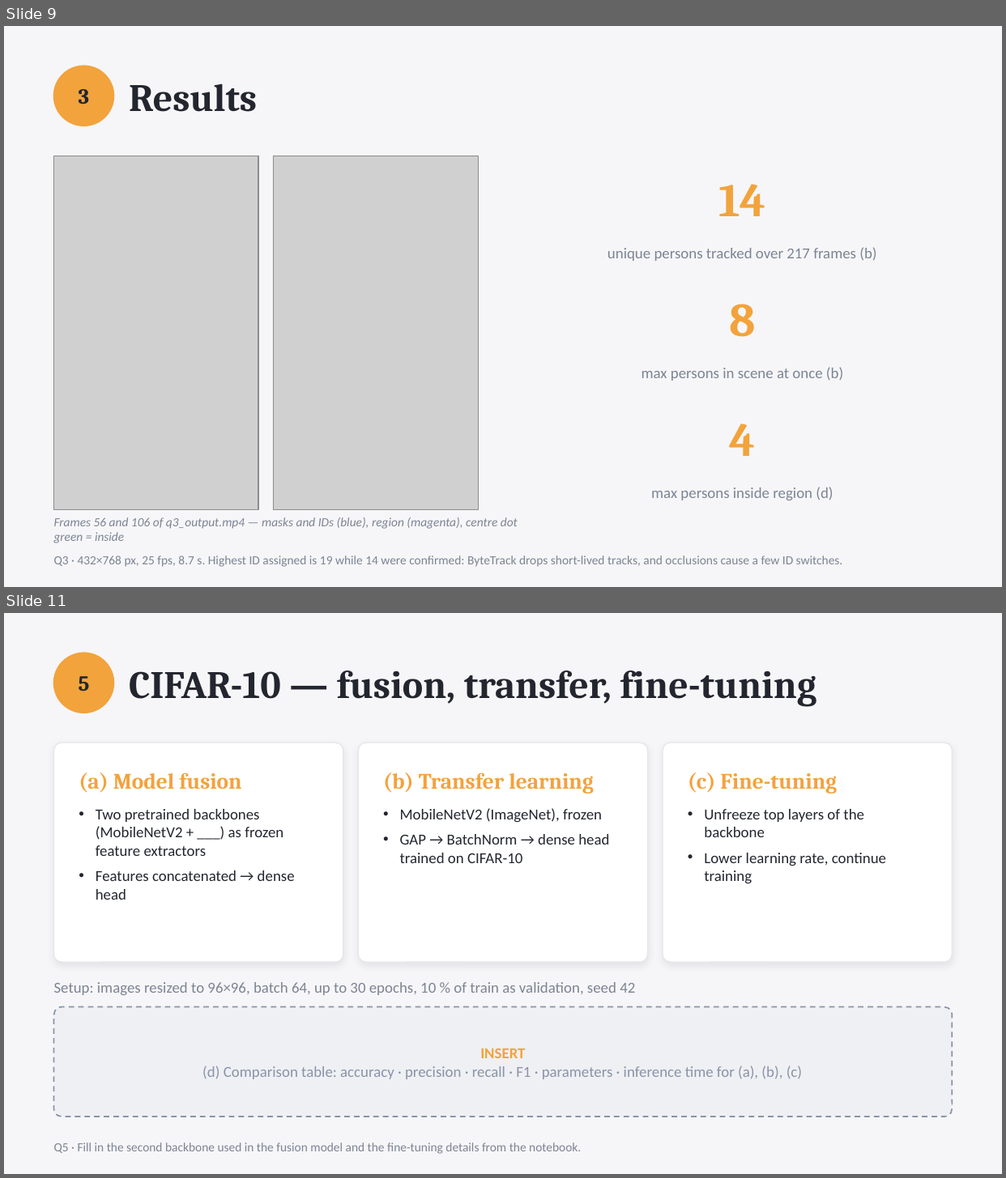
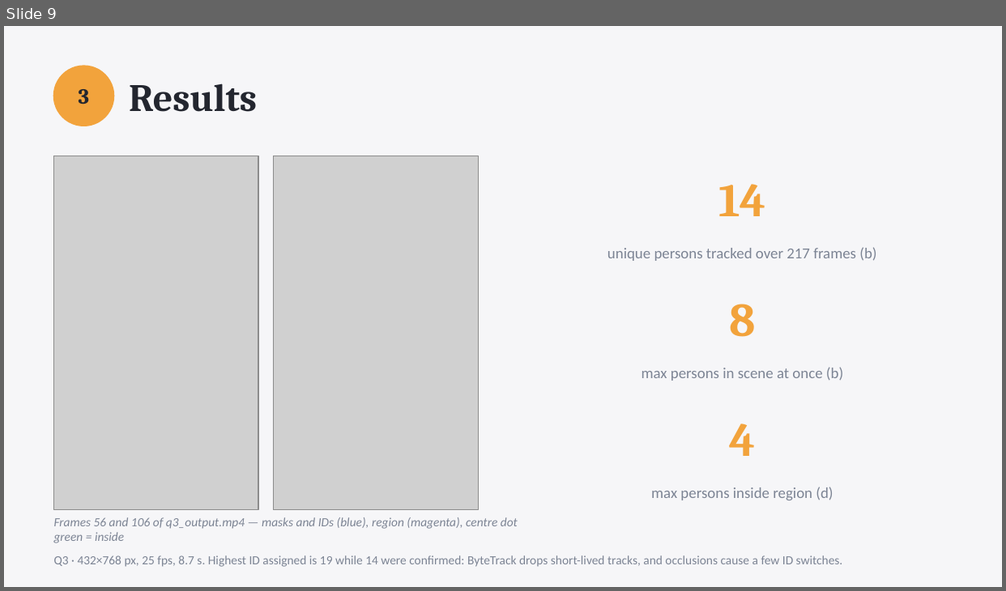
Before and after one commit to AreGundersen/MAS512, a slide deck: Assignment 1/MAS512_assignment1_gr5.pptx. Shown one above the other, each under a label of ours: slides 9 and 11 before the commit, slide 9 after it; the slides between them are not shown. The pictures are 1006x1178 and 1006x591 pixels, drawn with LibreOffice and Linux fonts; fonts in the diff are those of the drawing; grey boxes stand for pictures. Boxes give left, top, right and bottom in pixels: in the first picture for what was removed or moved away, otherwise in the second. Text is boxed around its words. In the diff, an @@ line names an element or a change of style, - is before the commit and + after.

```diff
--- a/Assignment 1/MAS512_assignment1_gr5.pptx
+++ b/Assignment 1/MAS512_assignment1_gr5.pptx
@@ slide 11 removed at (4,613,1002,1174), background #F6F6F8 @@
@@ ellipse removed at (54,653,114,713) @@
@@ text removed at (79,676,90,691) @@
-5
@@ text removed at (129,671,816,706) @@
-CIFAR-10 — fusion, transfer, fine-tuning
@@ rounded rectangle removed at (54,743,343,962) @@
@@ rounded rectangle removed at (358,743,648,962) @@
@@ rounded rectangle removed at (663,743,952,962) @@
@@ text removed at (79,773,241,793) @@
-(a) Model fusion
@@ text removed at (383,773,593,794) @@
-(b) Transfer learning
@@ text removed at (688,773,837,794) @@
-(c) Fine-tuning
@@ text removed at (96,809,295,900) @@
-• Two pretrained backbones (MobileNetV2 + ___) as frozen feature extractors
-• Features concatenated → dense head
@@ text removed at (400,808,609,863) @@
-• MobileNetV2 (ImageNet), frozen
-• GAP → BatchNorm → dense head trained on CIFAR-10
@@ text removed at (704,809,886,884) @@
-• Unfreeze top layers of the backbone
-• Lower learning rate, continue training
@@ text removed at (54,982,635,995) @@
-Setup: images resized to 96×96, batch 64, up to 30 epochs, 10 % of train as validation, seed 42
@@ rounded rectangle removed at (54,1007,952,1117) @@
@@ text removed at (202,1048,802,1080) @@
-INSERT
-(d) Comparison table: accuracy · precision · recall · F1 · parameters · inference time for (a), (b), (c)
@@ text removed at (54,1143,581,1154) @@
-Q5 · Fill in the second backbone used in the fusion model and the fine-tuning details from the notebook.
```
Also in this commit, not shown: 3 slides changed, 7 slides added, 1 other slide removed, 29 other files.
